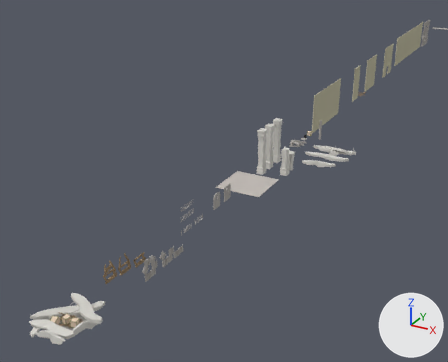
An edit to the Blender file LD42/Assets/Models/BuildingPieces.blend, drawn before and after from the same camera.
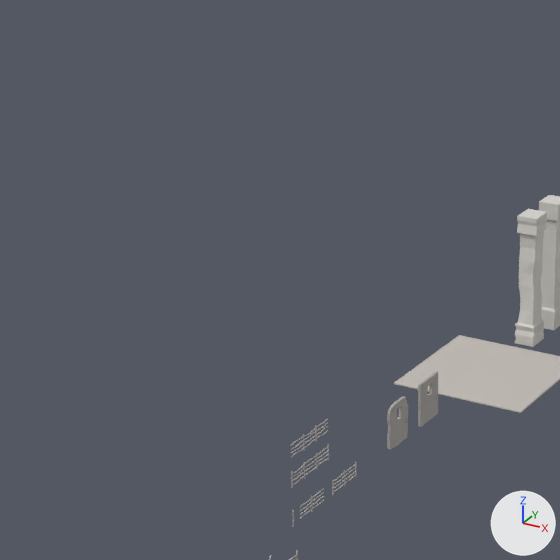
Old and new are each drawn from a 50 mm lens placed at (64.4, -208.5, 64.1), pointed at (-10.2, -72.8, -3.8) and again close up on the part from 18% to 61% of the width and 16% to 68% of the height. Lighting does not change. The marker at lower right points along +X, +Y and +Z.

The first close-up shows 'Column', 'ColumnBroken2', 'ConcreteFloor', 'Door', 'DoorBroken'.
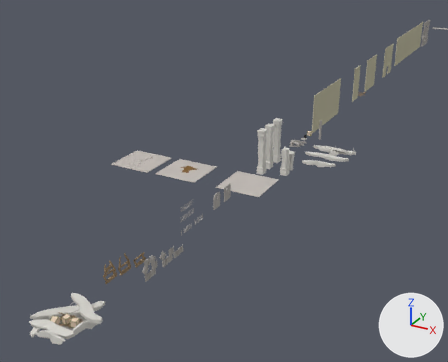
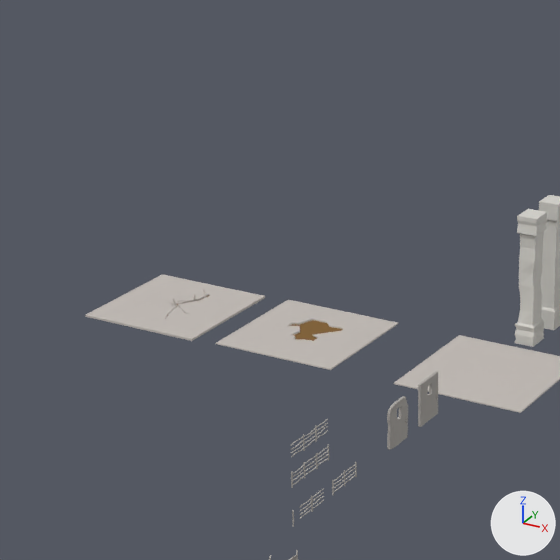
Location of each change, (x1, y1, x2, y2) in pixels of the close-ups (560 x 560 px):
```json
{"object": "ConcreteFloorHole2", "change": "added", "after": [216, 300, 399, 370], "faces in mat_floor (light grey #c3bdb8)": [216, 300, 399, 370], "faces in mat_mud (brown #86673f)": [290, 320, 342, 341]}
{"object": "ConcreteFloorHole1", "change": "added", "after": [85, 274, 265, 341], "faces in mat_floor (light grey #c3bdb8)": [85, 274, 265, 341]}
```

Scene script edits in JSON lines:
```json
{"op": "add", "block": "mat_mud", "code": ["mat_mud = diffuse_material('Mud')", "mat_mud.base_color = (0.24, 0.136, 0.0501)  # brown #86673f"]}
{"op": "add", "block": "me_cube_018", "code": ["me_cube_018 = bpy.data.meshes.new('Cube.018')", "me_cube_018.from_pydata(...)  # 62 vertices, 44 faces; spans x -6.0..6.0, y 0.0..0.12, z -6.0..6.0", "# faces by material slot: [43, 1]", "me_cube_018.materials.append(mat_floor)  # light grey #c3bdb8", "me_cube_018.materials.append(mat_mud)  # brown #86673f"]}
{"op": "add", "block": "me_cube_023", "code": ["me_cube_023 = bpy.data.meshes.new('Cube.023')", "me_cube_023.from_pydata(...)  # 297 vertices, 223 faces; spans x -6.0..6.0, y -0.4..0.85, z -6.0..6.0", "# faces by material slot: [222, 1]", "me_cube_023.materials.append(mat_floor)  # light grey #c3bdb8", "me_cube_023.materials.append(mat_mud)  # brown #86673f"]}
{"op": "add", "block": "ob_concretefloorhole2", "code": ["ob_concretefloorhole2 = bpy.data.objects.new('ConcreteFloorHole2', me_cube_018)", "ob_concretefloorhole2.location = (-18.22, -79.0, 0.0)", "ob_concretefloorhole2.rotation_euler = (1.571, 0.0, 0.0)  # degrees (90, 0, 0)"]}
{"op": "add", "block": "ob_concretefloorhole1", "code": ["ob_concretefloorhole1 = bpy.data.objects.new('ConcreteFloorHole1', me_cube_023)", "ob_concretefloorhole1.location = (-32.61, -79.28, 0.0)", "ob_concretefloorhole1.rotation_euler = (1.571, 0.0, 0.0)  # degrees (90, 0, 0)"]}
```
